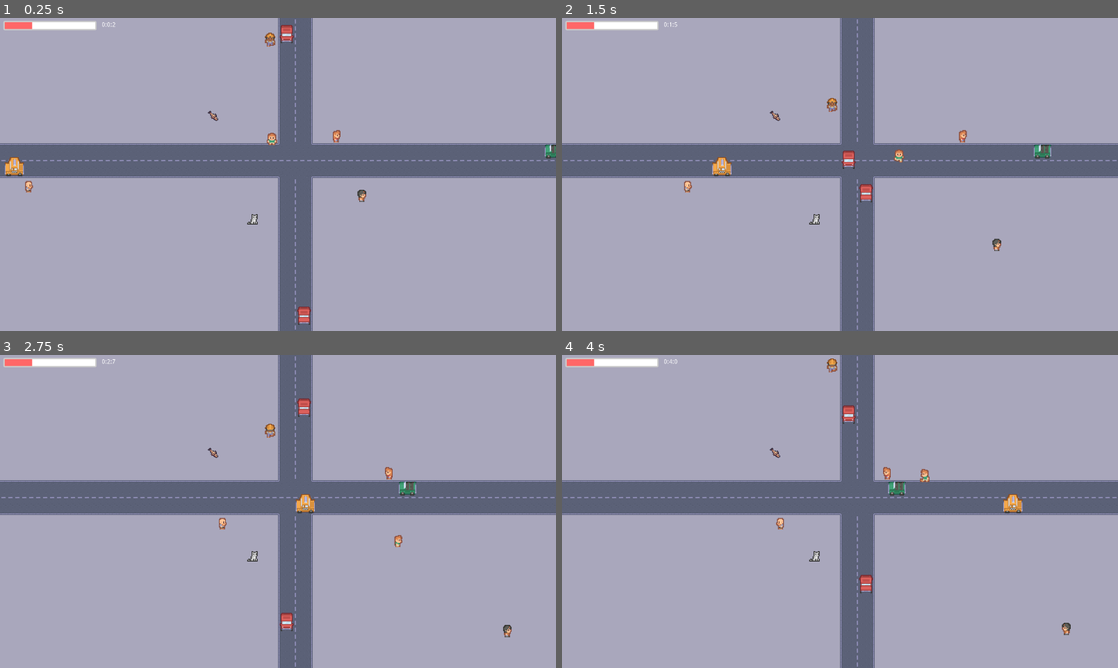
Above: before the commit, frames 1-4 (two rows, left to right).
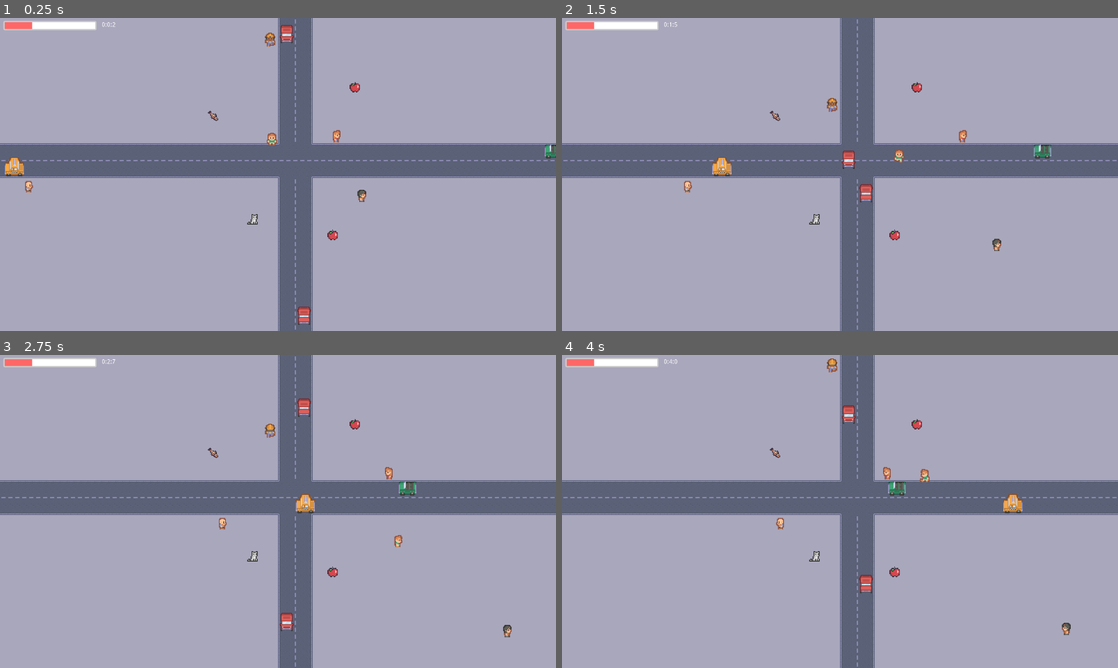
Above: after the commit, the same moments.

Repository: KimSM98/Team2-Godot
Game: Godot game, scene res://Main.tscn
The game is run twice, just before and just after one commit, with the same random seed, the same clock (stepped at 60 frames per second) and the same inputs.
Inputs:
- Up to frame 1 (0.25 s): no input
- Up to frame 2 (1.5 s): hold Right (ui_right) 0.53-1.28 s; hold Down (ui_down) from 1.28 s (still down)
- Up to frame 3 (2.75 s): release Down (ui_down) at 2.03 s; hold Right (ui_right) from 2.03 s (still down)
- Up to frame 4 (4 s): release Right (ui_right) at 2.78 s; hold Up (ui_up) 2.78-3.53 s; hold Left (ui_left) from 3.53 s (still down)

The runs differ from the first frame. In frame 1, 0.1% of the frame differs, in the area x 58-65%, y 20-72%; in frame 2, 0.1%; in frame 3, 0.1%; in frame 4, 0.1%.

Commit message:
Speed up item
Item 스크립트는 사용 할 것 같지 않아서 지움

Diff:
--- a/Main.tscn
+++ b/Main.tscn
@@ -14,6 +14,7 @@
 [ext_resource path="res://Animation Frames/Cars/Car_Green.tres" type="SpriteFrames" id=12]
 [ext_resource path="res://Animation Frames/Cars/Car_Yellow.tres" type="SpriteFrames" id=13]
 [ext_resource path="res://Scenes/Items/CatItem.tscn" type="PackedScene" id=14]
+[ext_resource path="res://Scenes/Items/SpeedUp.tscn" type="PackedScene" id=15]
 
 [sub_resource type="Theme" id=1]
 
@@ -165,4 +166,10 @@
 [node name="CatItem" parent="." instance=ExtResource( 14 )]
 position = Vector2( 490, 225 )
 
+[node name="SpeedUpItem" parent="." instance=ExtResource( 15 )]
+position = Vector2( 817, 159 )
+
+[node name="SpeedUpItem2" parent="." instance=ExtResource( 15 )]
+position = Vector2( 766, 499 )
+
 [connection signal="timeout" from="TimeDisplayer/ms" to="TimeDisplayer" method="_on_ms_timeout"]
--- /dev/null
+++ b/Scenes/Items/SpeedUp.tscn
@@ -0,0 +1,22 @@
+[gd_scene load_steps=4 format=2]
+
+[ext_resource path="res://Scripts/Item/SpeedUp.gd" type="Script" id=1]
+[ext_resource path="res://Assets/Item/Apple.png" type="Texture" id=2]
+
+[sub_resource type="RectangleShape2D" id=1]
+extents = Vector2( 8, 8 )
+
+[node name="SpeedUpItem" type="Area2D"]
+scale = Vector2( 1.5, 1.5 )
+collision_layer = 4
+script = ExtResource( 1 )
+
+[node name="Sprite" type="Sprite" parent="."]
+texture = ExtResource( 2 )
+
+[node name="CollisionShape2D" type="CollisionShape2D" parent="."]
+position = Vector2( 0, 0.666667 )
+shape = SubResource( 1 )
+
+[connection signal="body_entered" from="." to="." method="_on_CatItem_body_entered"]
+[connection signal="body_entered" from="." to="." method="_on_SpeedUpItem_body_entered"]
--- a/Scripts/Item/CatItem.gd
+++ b/Scripts/Item/CatItem.gd
@@ -1,18 +1,5 @@
-extends Item
+extends Area2D
 
-#var targetPos = Vector2()
-#
-#func _ready():
-#	pass # Replace with function body.
-#
-##func body_entered(body):
-##	if body is Player:
-##		queue_free()
-### Called every frame. 'delta' is the elapsed time since the previous frame.
-###func _process(delta):
-###	pass
-##
-#
 func _on_CatItem_body_entered(body):
 	body.deleteCatObject()
 	queue_free()
--- a/Scripts/Item/Item.gd
+++ b/Scripts/Item/SpeedUp.gd
@@ -1,13 +1,9 @@
 extends Area2D
-
-class_name Item
 
 # Called when the node enters the scene tree for the first time.
 func _ready():
 	pass # Replace with function body.
 
-func body_entered(body):
-	print("Default effects")
-
-func getEffects():
-	pass
+func _on_SpeedUpItem_body_entered(body):
+	body.speedUp()
+	queue_free()
--- a/Scripts/Player/Player.gd
+++ b/Scripts/Player/Player.gd
@@ -5,19 +5,31 @@
 onready var animatedSprite = $AnimatedSprite
 
 export (float) var speed = 200
+var initSpeed = 0
 var velocity = Vector2()
 var currentAnimation;
 
+# Cat item
 var catObj = null
 var deleteCat = false
+# Speed up item
+var remainSpeedUpTime = 2.0
+var isUsingSpeedUp = false
 
 # Called when the node enters the scene tree for the first time.
 func _ready():
+	initSpeed = speed
 	currentAnimation = "default"
 
 func _process(delta):
 	GetInput()
 	move_and_slide(velocity)
+
+	if isUsingSpeedUp == true:
+		remainSpeedUpTime -= delta
+		if(remainSpeedUpTime <= 0):
+			isUsingSpeedUp = false
+			speed = initSpeed
 
 func GetInput():
 	# Move
@@ -46,7 +58,7 @@
 	animatedSprite.animation = currentAnimation
 	animatedSprite.play()
 
-# Cat Item
+# Cat item
 func getCatObject(var obj):
 	if(deleteCat == true):
 		obj.delete()
@@ -54,3 +66,9 @@
 
 func deleteCatObject():
 	deleteCat = true
+
+# Speed up item
+func speedUp():
+	isUsingSpeedUp = true
+	remainSpeedUpTime = 2.0
+	speed = initSpeed * 2
--- a/project.godot
+++ b/project.godot
@@ -14,11 +14,6 @@
 "language": "GDScript",
 "path": "res://Scripts/Enemy/Cat.gd"
 }, {
-"base": "Area2D",
-"class": "Item",
-"language": "GDScript",
-"path": "res://Scripts/Item/Item.gd"
-}, {
 "base": "KinematicBody2D",
 "class": "Player",
 "language": "GDScript",
@@ -26,7 +21,6 @@
 } ]
 _global_script_class_icons={
 "Cat": "",
-"Item": "",
 "Player": ""
 }
 
Binary file added: Assets/Item/Apple.png
Not shown, added: Assets/Item/Apple.png.import
Not shown: 1 places in Main.tscn that only renumber resources
